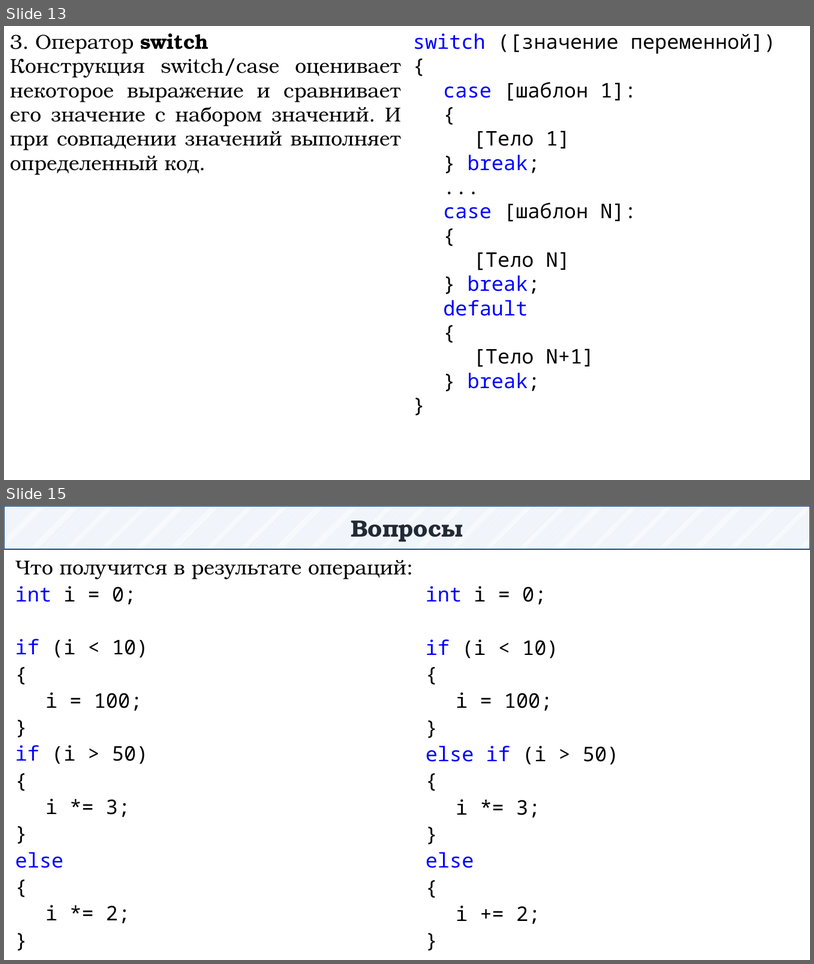
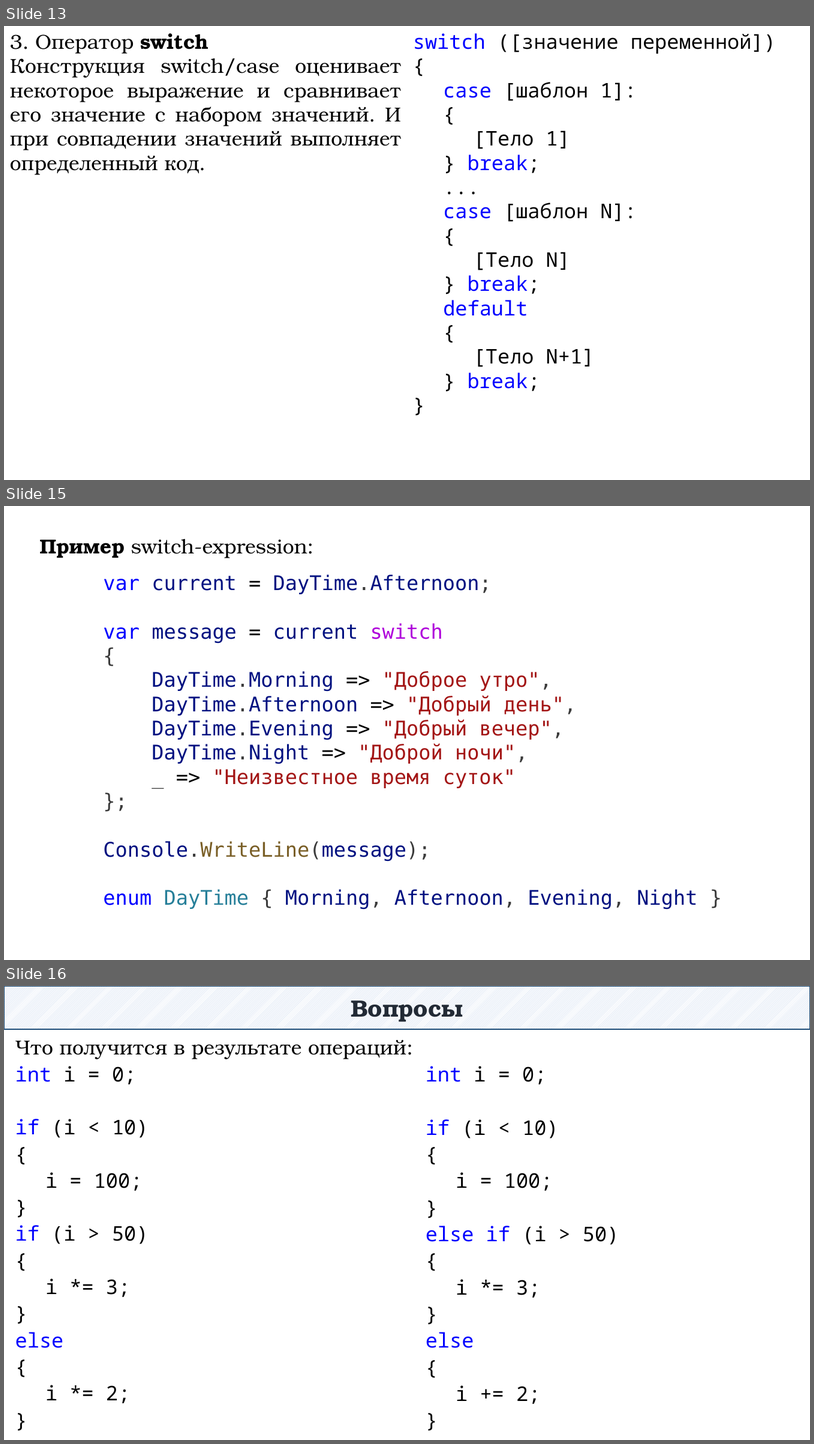
Before and after one commit to DaniilKlyukin/ITiP-1, a slide deck: Лекции/ИТиП лек 2 (лр 2, практическая 1).pptx. Shown one above the other, each under a label of ours: slides 13 and 15 before the commit, slides 13, 15 and 16 after it; the slides between them are not shown. The pictures are 814x964 and 814x1444 pixels, drawn with LibreOffice and Linux fonts; fonts in the diff are those of the drawing. Boxes give left, top, right and bottom in pixels: in the first picture for what was removed or moved away, otherwise in the second. Text is boxed around its words. In the diff, an @@ line names an element or a change of style, - is before the commit and + after.

```diff
--- a/Лекции/ИТиП лек 2 (лр 2, практическая 1).pptx
+++ b/Лекции/ИТиП лек 2 (лр 2, практическая 1).pptx
@@ slide 15 added at (4,506,810,960), background #FFFFFF @@
@@ text added at (40,539,314,558), 24 pt, text #000000 @@
+Пример switch-expression:
@@ text added at (103,574,698,909), 24 pt, text #001080 @@
+var current = DayTime.Afternoon;
+var message = current switch
+{
+DayTime.Morning => "Доброе утро",
+DayTime.Afternoon => "Добрый день",
+DayTime.Evening => "Добрый вечер",
+DayTime.Night => "Доброй ночи",
+_ => "Неизвестное время суток"
+};
+Console.WriteLine(message);
+enum DayTime { Morning, Afternoon, Evening, Night }
@@ what was slide 15 is now slide 16 @@
```
Also in this commit, not shown: 2 slides changed, 1 other file.
